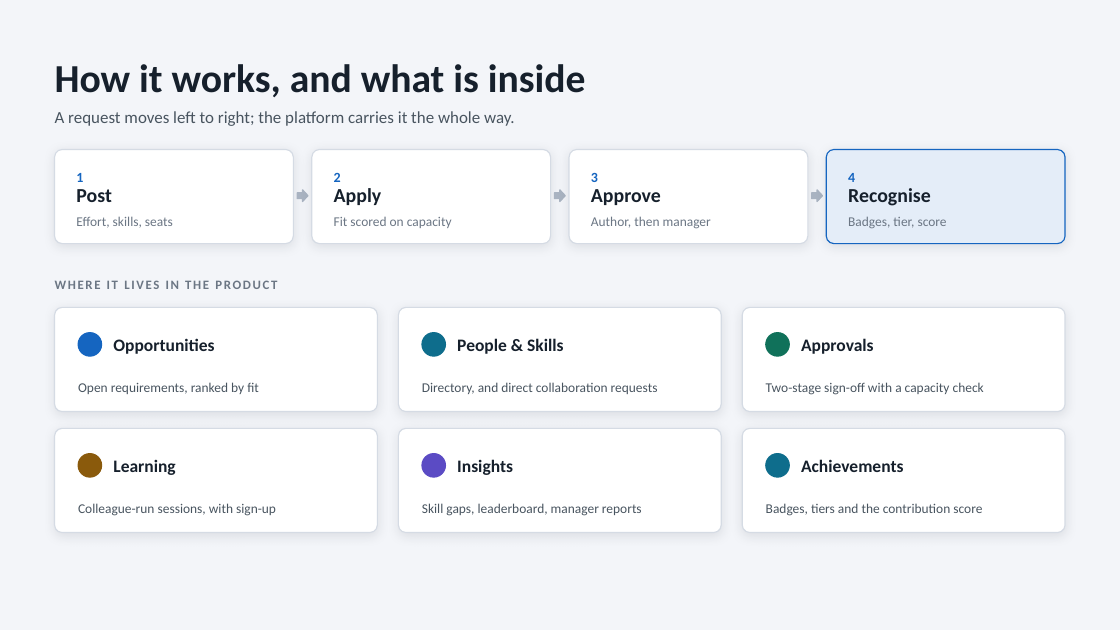
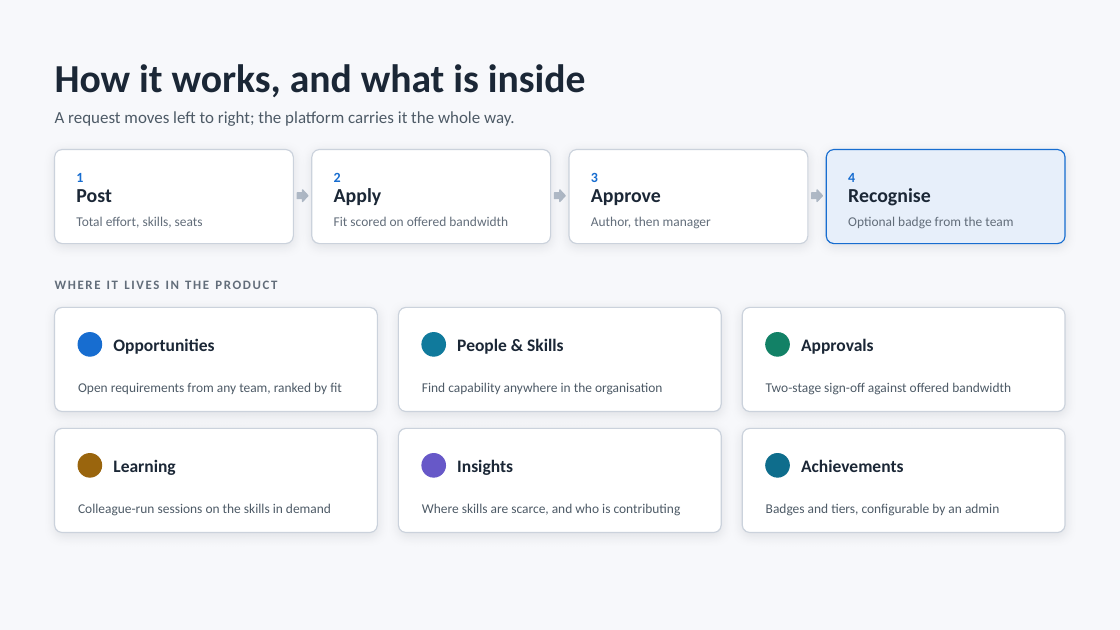
Before and after one commit to chinagudi-rohit/MBXchange, a slide deck: slide 3 of 2026-08-25_MBXchange_Overview.pptx. Drawn at 1120x630 pixels with LibreOffice and Linux fonts; fonts in the diff are those of the drawing. Boxes give left, top, right and bottom in pixels: in the first picture for what was removed or moved away, otherwise in the second. Text is boxed around its words. In the diff, an @@ line names an element or a change of style, - is before the commit and + after.

```diff
--- a/2026-08-25_MBXchange_Overview.pptx
+++ b/2026-08-25_MBXchange_Overview.pptx
@@ background #F3F5F9 to #F7F8FB @@
@@ rounded rectangle at [827,150,1065,244]: fill #E4EDF8 to #E7EFFA; outline #1565C0 1 pt to #176DD0 1 pt @@
@@ text colour #1565C0 to #176DD0 in 4 elements at [76,173,83,182], [334,173,341,182], [591,173,598,182], [848,173,855,182] @@
@@ text colour #16202C to #1B2736 in 3 elements at [76,189,112,202], [334,188,382,205], [591,189,661,205] @@
@@ text at [76,216,203,228]: text changed; text colour #6B7684 to #626D7A @@
-Effort, skills, seats
+Total effort, skills, seats
@@ text at [334,216,508,226]: text changed; text colour #6B7684 to #626D7A @@
-Fit scored on capacity
+Fit scored on offered bandwidth
@@ text at [848,216,1013,228]: text changed; text colour #6B7684 to #626D7A @@
-Badges, tier, score
+Optional badge from the team
@@ ellipse at [78,333,102,356]: fill #1565C0 to #176DD0; outline #1565C0 1 pt to #176DD0 1 pt @@
@@ ellipse at [422,333,445,356]: fill #0E6D8C to #107A9C; outline #0E6D8C 1 pt to #107A9C 1 pt @@
@@ ellipse at [766,333,790,356]: fill #10715A to #128166; outline #10715A 1 pt to #128166 1 pt @@
@@ text at [78,382,342,394]: text changed; text colour #48545F to #4D5A66 @@
-Open requirements, ranked by fit
+Open requirements from any team, ranked by fit
@@ text at [422,382,662,395]: text changed; text colour #48545F to #4D5A66 @@
-Directory, and direct collaboration requests
+Find capability anywhere in the organisation
@@ text at [766,382,1011,395]: text changed; text colour #48545F to #4D5A66 @@
-Two-stage sign-off with a capacity check
+Two-stage sign-off against offered bandwidth
@@ outline #D5DBE4 1 pt to #CBD2DC 1 pt in 9 elements at [55,150,293,244], [312,150,550,244], [570,150,808,244], [55,308,377,412], [398,308,721,412], [743,308,1065,412], [55,429,377,533], [398,429,721,533], [743,429,1065,533] @@
@@ ellipse at [78,454,102,477]: fill #8A5A0C to #9A650D; outline #8A5A0C 1 pt to #9A650D 1 pt @@
@@ text at [78,503,331,516]: text changed; text colour #48545F to #4D5A66 @@
-Colleague-run sessions, with sign-up
+Colleague-run sessions on the skills in demand
@@ text at [422,503,681,516]: text changed; text colour #48545F to #4D5A66 @@
-Skill gaps, leaderboard, manager reports
+Where skills are scarce, and who is contributing
@@ text at [766,503,999,516]: text changed; text colour #48545F to #4D5A66 @@
-Badges, tiers and the contribution score
+Badges and tiers, configurable by an admin
```
Also in this commit, not shown: 3 other slides changed, 1 other file.
